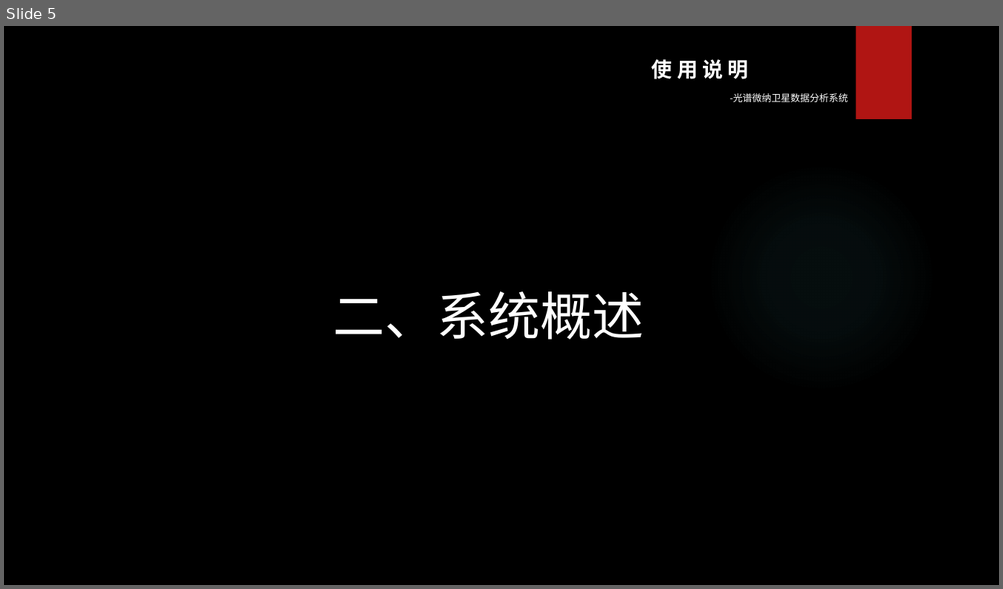
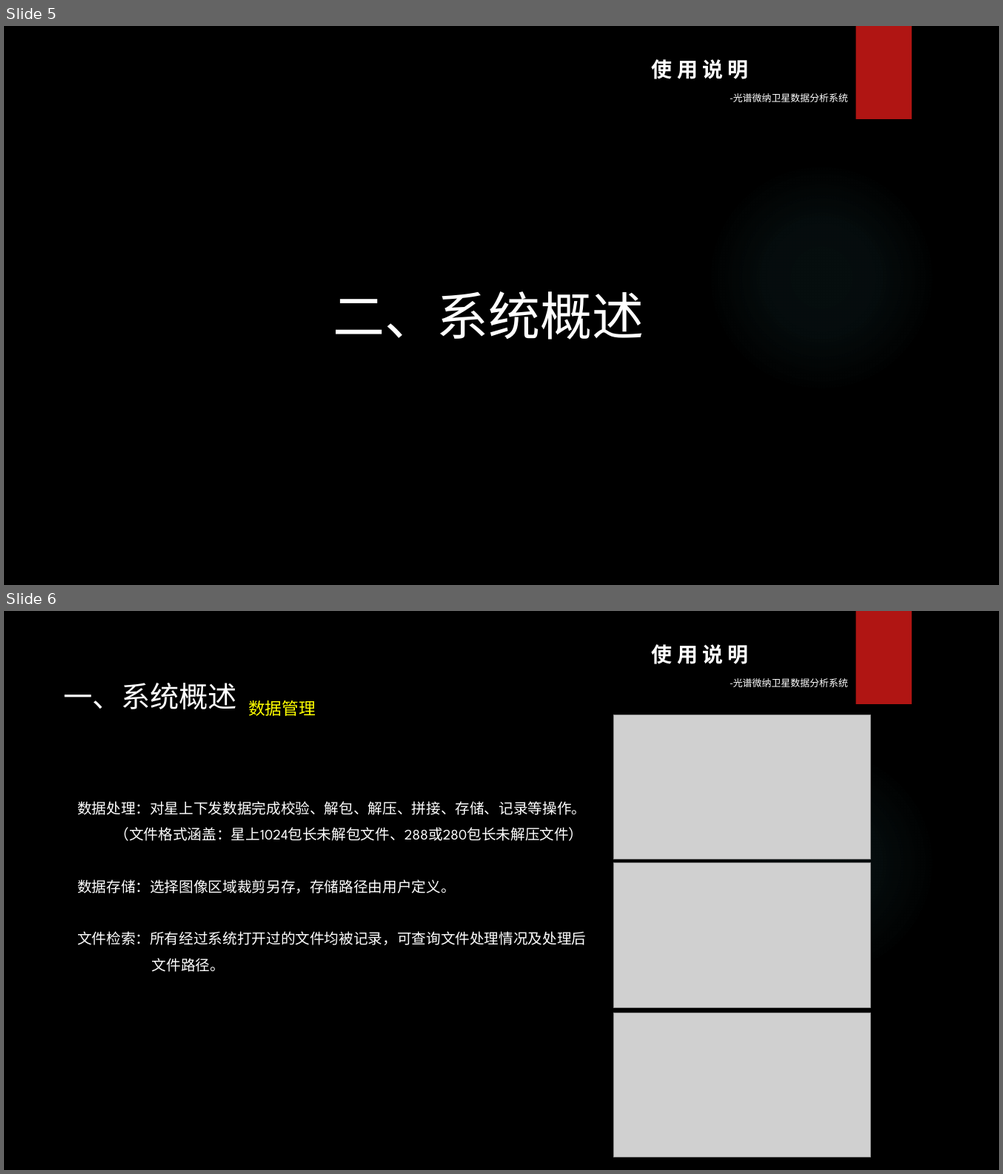
Before and after one commit to Levikov/Spectra, a slide deck: Spectra/image/Spectra使用说明&演示.pptx. Shown one above the other, each under a label of ours: slide 5 before the commit, slides 5 and 6 after it. The pictures are 1003x589 and 1003x1174 pixels, drawn with LibreOffice and Linux fonts; fonts in the diff are those of the drawing; grey boxes stand for pictures; background and template pictures are left out. Boxes give left, top, right and bottom in pixels: in the first picture for what was removed or moved away, otherwise in the second. Text is boxed around its words. In the diff, an @@ line names an element or a change of style, - is before the commit and + after.

Commit message:
ppt

```diff
--- a/Spectra/image/Spectra使用说明&演示.pptx
+++ b/Spectra/image/Spectra使用说明&演示.pptx
@@ slide 6 added at bbox=[4, 611, 999, 1170], background picture (left out); not listed: 3 template elements that a slide beside it also shows @@
@@ text added at bbox=[63, 683, 316, 716], 28 pt, text #FFFFFF @@
+一、系统概述 数据管理
@@ picture added at bbox=[614, 715, 871, 860] @@
@@ text added at bbox=[77, 801, 586, 972], 14 pt, text #FFFFFF @@
+数据处理：对星上下发数据完成校验、解包、解压、拼接、存储、记录等操作。
+（文件格式涵盖：星上1024包长未解包文件、288或280包长未解压文件）
+数据存储：选择图像区域裁剪另存，存储路径由用户定义。
+文件检索：所有经过系统打开过的文件均被记录，可查询文件处理情况及处理后
+文件路径。
@@ picture added at bbox=[614, 863, 871, 1008] @@
@@ picture added at bbox=[614, 1013, 871, 1158] @@
```
Also in this commit, not shown: 3 other slides added, 1 slide removed.
